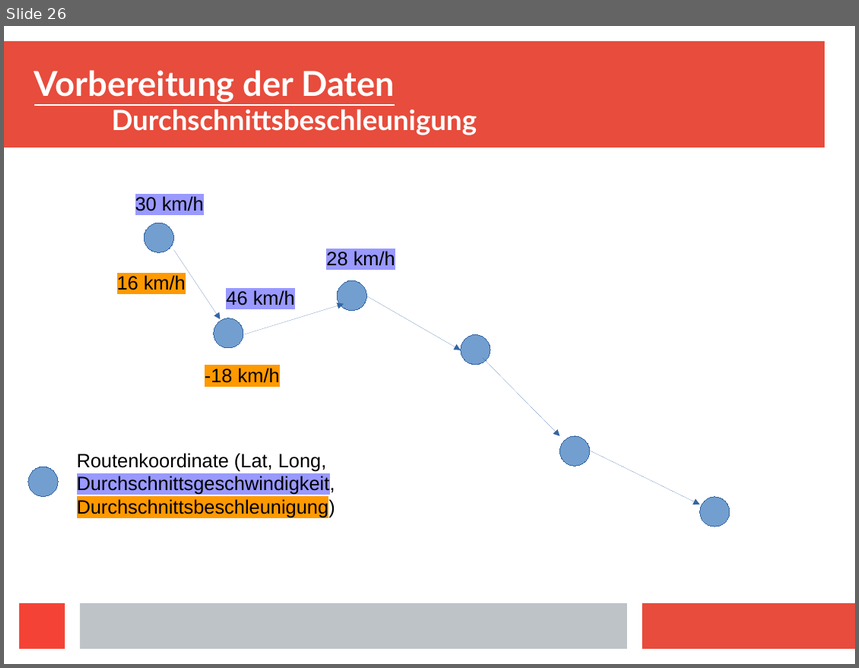
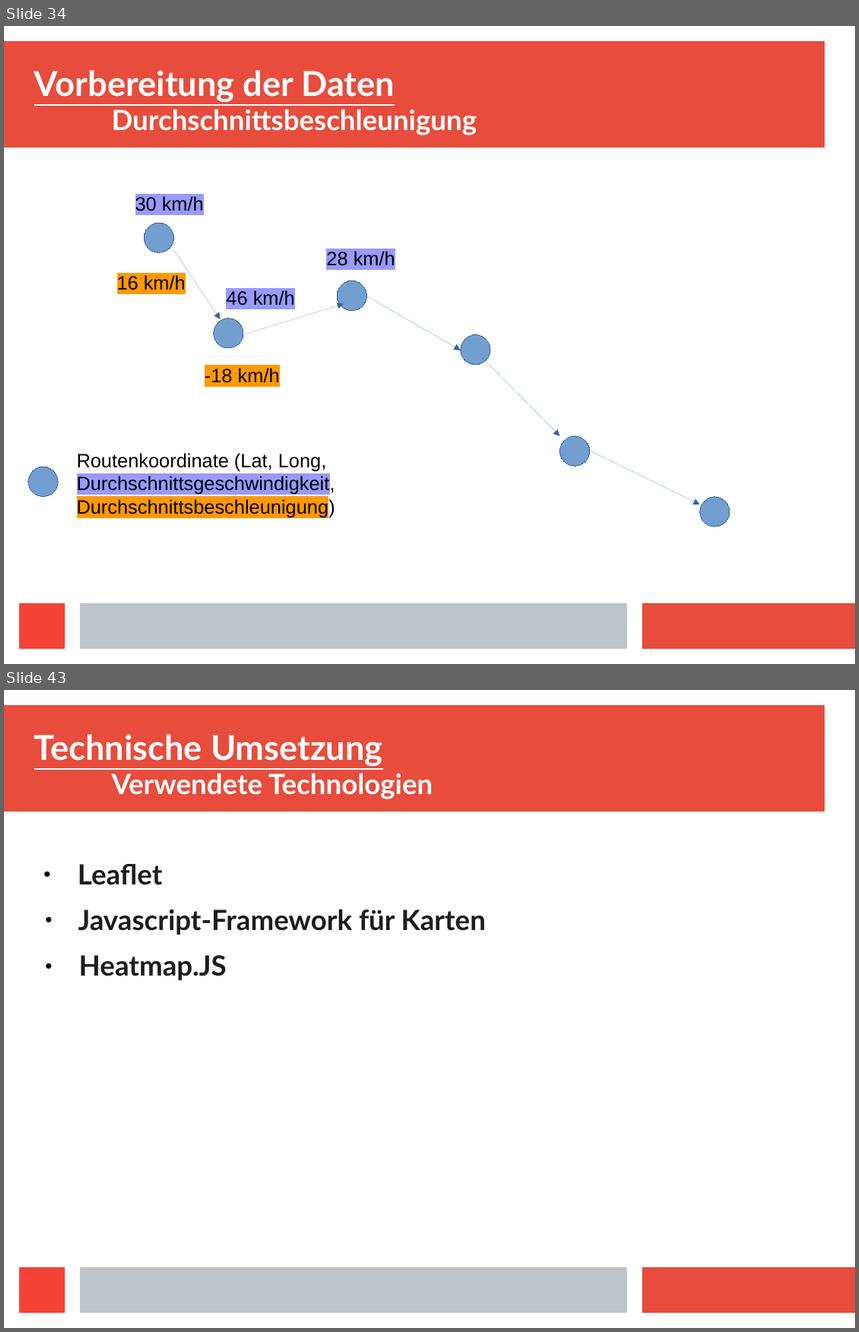
Before and after one commit to Centro1993/Busradar-Visualization, a slide deck: Presentation/Busradar-Mining.odp. Shown one above the other, each under a label of ours: slide 26 before the commit, slides 34 and 43 after it; the slides between them are not shown. The pictures are 859x668 and 859x1332 pixels, drawn with LibreOffice and Linux fonts; fonts in the diff are those of the drawing. Boxes give left, top, right and bottom in pixels: in the first picture for what was removed or moved away, otherwise in the second. Text is boxed around its words. In the diff, an @@ line names an element or a change of style, - is before the commit and + after.

```diff
--- a/Presentation/Busradar-Mining.odp
+++ b/Presentation/Busradar-Mining.odp
@@ slide 43 added at bbox=[4, 690, 855, 1328], background #FFFFFF; not listed: 4 template elements that a slide beside it also shows @@
@@ title added at bbox=[34, 734, 433, 799], 26 pt, text #FFFFFF, bold @@
+Technische Umsetzung
+Verwendete Technologien
@@ text added at bbox=[78, 864, 486, 980], 26 pt, text #1C1C1C, bold @@
+● Leaflet
+● Javascript-Framework für Karten
+● Heatmap.JS
@@ what was slide 26 is now slide 34 @@
```
Also in this commit, not shown: 5 slides changed, 16 other slides added, 9 other files.
